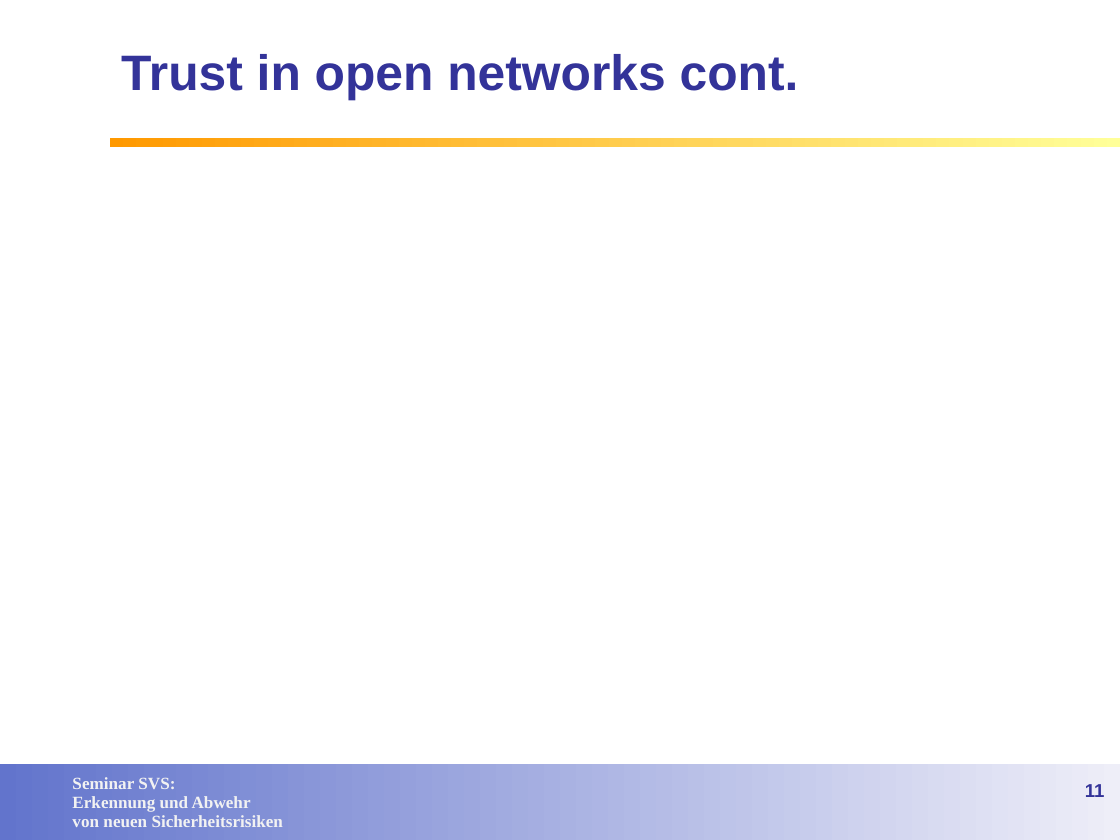
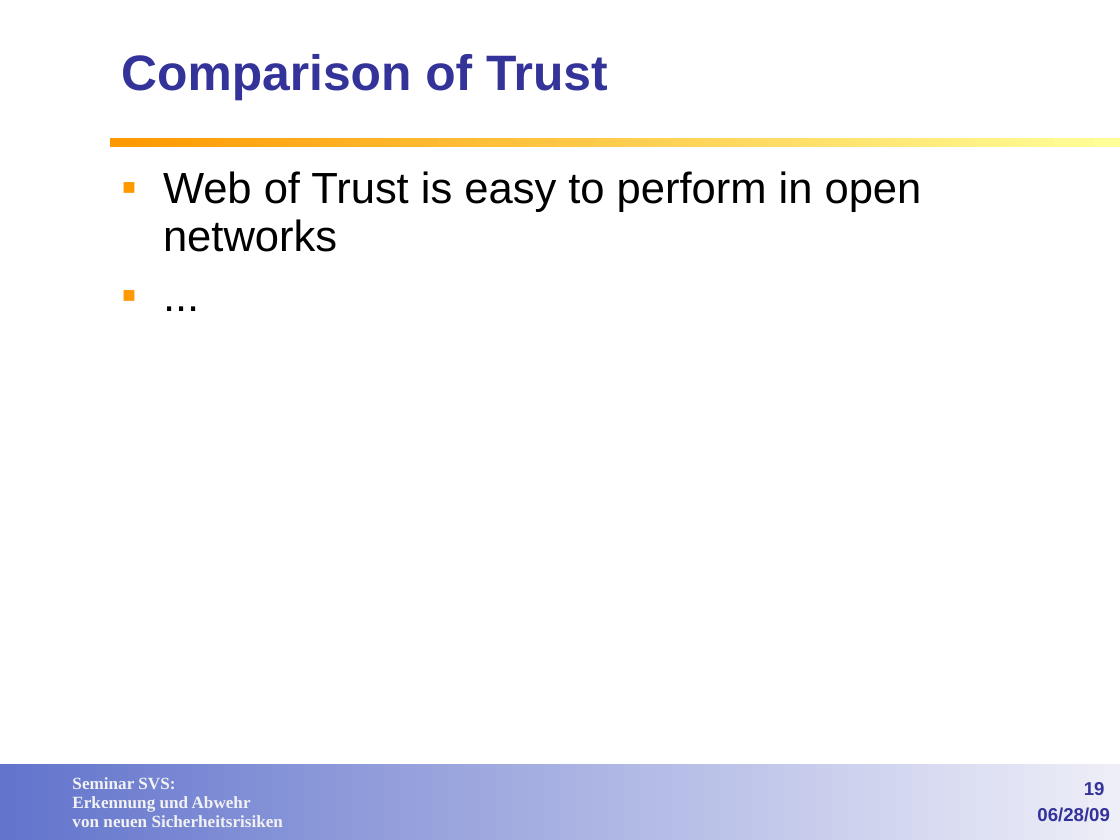
Before and after one commit to lemmy/SecuredSLP, a slide deck: slide 19 of doc/Service Discovery in open networks.ppt (slide 11 before the commit). Drawn at 1120x840 pixels with LibreOffice and Linux fonts; fonts in the diff are those of the drawing; background and template pictures are left out. Boxes give left, top, right and bottom in pixels: in the first picture for what was removed or moved away, otherwise in the second. Text is boxed around its words. In the diff, an @@ line names an element or a change of style, - is before the commit and + after.

```diff
--- a/doc/Service Discovery in open networks.ppt
+++ b/doc/Service Discovery in open networks.ppt
@@ title at box(121, 54, 608, 100): text changed @@
-Trust in open networks cont.
+Comparison of Trust
@@ text added at box(163, 171, 922, 252), 28 pt, text #000000 @@
+▪ Web of Trust is easy to perform in open networks
+▪ ...
@@ text added at box(1037, 807, 1110, 822), 12 pt, text #333399, bold @@
+06/28/09
@@ page number at box(1084, 782, 1105, 795): text changed @@
-11
+19
```
Also in this commit, not shown: 24 other slides changed, 9 slides added, 2 slides removed, 4 other files.
